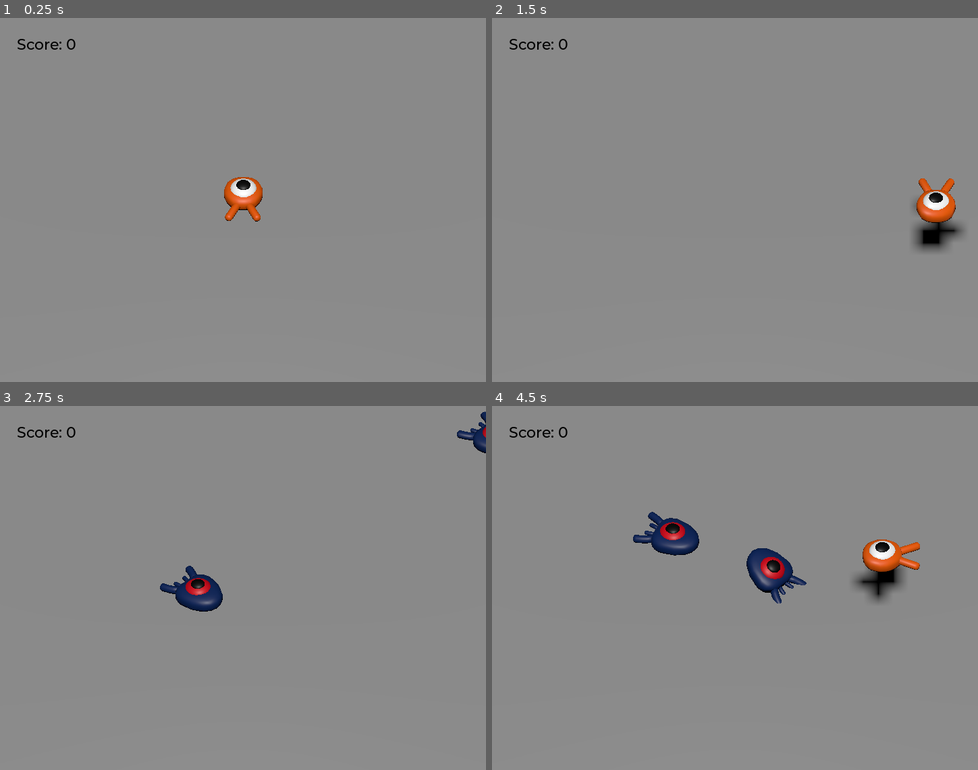
Above: before the commit, frames 1-4 (two rows, left to right).
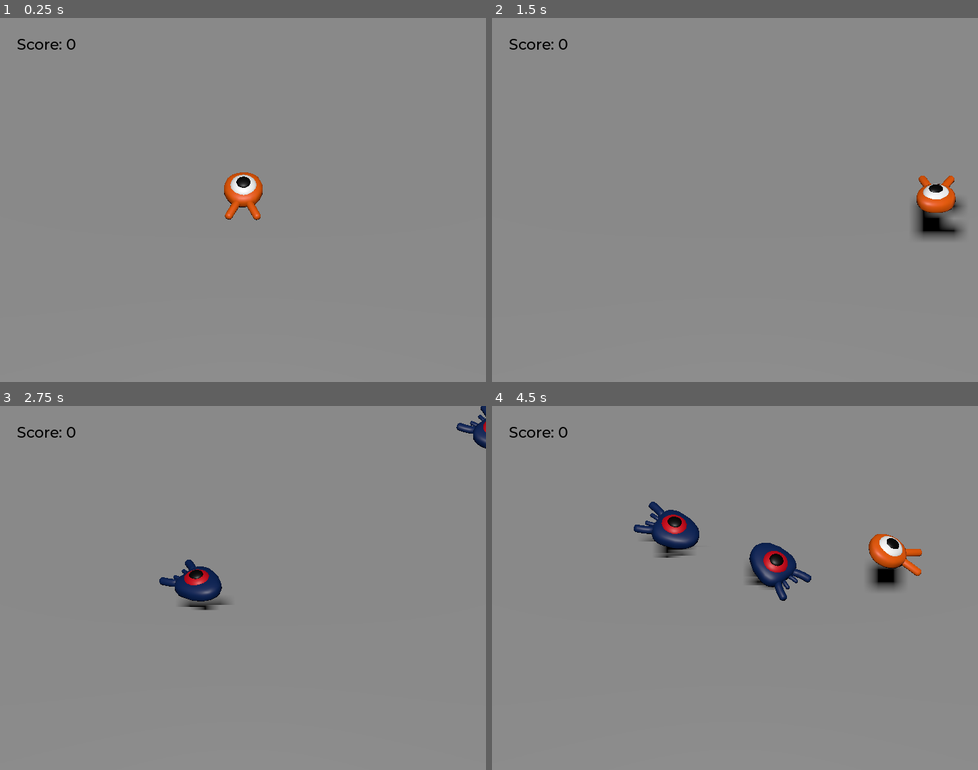
Above: after the commit, the same moments.

Repository: DivyaRasania/squash-the-creeps
Game: Godot game, scene res://scenes/main.tscn
The game is run twice, just before and just after one commit, with the same random seed, the same clock (stepped at 60 frames per second) and the same inputs.
Inputs:
- Up to frame 1 (0.25 s): no input
- Up to frame 2 (1.5 s): tap Enter (ui_accept) at 0.5 s; hold D (move_right) 0.53-1.28 s; tap Space (jump) at 0.6, 0.77, 1.07, 1.35 s; hold S (move_back) from 1.28 s (still down)
- Up to frame 3 (2.75 s): tap Space (jump) at 1.52, 1.82, 2.1 s; release S (move_back) at 2.03 s; hold D (move_right) from 2.03 s (still down)
- Up to frame 4 (4.5 s): release D (move_right) at 2.78 s; hold W (move_forward) 2.78-3.53 s; tap Space (jump) at 2.85, 3.02, 3.32, 3.6, 3.77, 4.07, 4.35 s; hold A (move_left) from 3.53 s (still down)

The runs differ from the first frame. In frame 1, 0.5% of the frame differs, in the area x 46-55%, y 42-56%; in frame 2, 1.2%; in frame 3, 1.3%; in frame 4, 3.2%, in the area x 29-89%, y 26-55%.

Commit message:
base project completed

Diff:
--- a/project.godot
+++ b/project.godot
@@ -23,6 +23,7 @@
 
 window/size/viewport_width=720
 window/size/viewport_height=540
+window/stretch/mode="viewport"
 
 [input]
 
--- a/scenes/mob.tscn
+++ b/scenes/mob.tscn
@@ -1,10 +1,72 @@
-[gd_scene load_steps=4 format=3 uid="uid://cksshf2rp5we5"]
+[gd_scene load_steps=7 format=3 uid="uid://cksshf2rp5we5"]
 
 [ext_resource type="Script" path="res://scripts/mob.gd" id="1_qbaqj"]
 [ext_resource type="PackedScene" uid="uid://dkwnrtf14wctt" path="res://art/mob.glb" id="2_lorp4"]
 
 [sub_resource type="BoxShape3D" id="BoxShape3D_equqw"]
-size = Vector3(1.6158, 0.953003, 2.1496)
+size = Vector3(1.6, 1, 2.2)
+
+[sub_resource type="Animation" id="Animation_u6vhm"]
+resource_name = "float"
+length = 1.2
+loop_mode = 1
+tracks/0/type = "value"
+tracks/0/imported = false
+tracks/0/enabled = true
+tracks/0/path = NodePath("Pivot/Character:position")
+tracks/0/interp = 1
+tracks/0/loop_wrap = true
+tracks/0/keys = {
+"times": PackedFloat32Array(0.3, 0.7, 1.2),
+"transitions": PackedFloat32Array(0.420448, 2.07, 1),
+"update": 0,
+"values": [Vector3(0, 0.8, 0), Vector3(0, 0.95, 0), Vector3(0, 0.65, 0)]
+}
+tracks/1/type = "value"
+tracks/1/imported = false
+tracks/1/enabled = true
+tracks/1/path = NodePath("Pivot/Character:rotation")
+tracks/1/interp = 1
+tracks/1/loop_wrap = true
+tracks/1/keys = {
+"times": PackedFloat32Array(0.1, 0.5, 1.2),
+"transitions": PackedFloat32Array(0.420448, 0.44, 1),
+"update": 0,
+"values": [Vector3(0, 0, 0), Vector3(0.139626, 0, 0), Vector3(-0.15708, 0, 0)]
+}
+
+[sub_resource type="Animation" id="Animation_clnhe"]
+length = 0.001
+tracks/0/type = "value"
+tracks/0/imported = false
+tracks/0/enabled = true
+tracks/0/path = NodePath("Pivot/Character:position")
+tracks/0/interp = 1
+tracks/0/loop_wrap = true
+tracks/0/keys = {
+"times": PackedFloat32Array(0),
+"transitions": PackedFloat32Array(1),
+"update": 0,
+"values": [Vector3(0, 0.5, 0)]
+}
+tracks/1/type = "value"
+tracks/1/imported = false
+tracks/1/enabled = true
+tracks/1/path = NodePath("Pivot/Character:rotation")
+tracks/1/interp = 1
+tracks/1/loop_wrap = true
+tracks/1/keys = {
+"times": PackedFloat32Array(0),
+"transitions": PackedFloat32Array(1),
+"update": 0,
+"values": [Vector3(0, 0, 0)]
+}
+
+[sub_resource type="AnimationLibrary" id="AnimationLibrary_dmmqe"]
+_data = {
+"RESET": SubResource("Animation_clnhe"),
+"float": SubResource("Animation_u6vhm")
+}
 
 [node name="Mob" type="CharacterBody3D" groups=["mob"]]
 collision_layer = 2
@@ -14,7 +76,7 @@
 [node name="Pivot" type="Node3D" parent="."]
 
 [node name="Character" parent="Pivot" instance=ExtResource("2_lorp4")]
-transform = Transform3D(1, 0, 0, 0, 1, 0, 0, 0, 1, 0, 0.308528, 0)
+transform = Transform3D(1, 0, 0, 0, 1, 0, 0, 0, 1, 0, 0.5, 0)
 
 [node name="CollisionShape3D" type="CollisionShape3D" parent="."]
 transform = Transform3D(1, 0, 0, 0, 1, 0, 0, 0, 1, -0.00641632, 0.536061, -0.0671082)
@@ -24,4 +86,10 @@
 transform = Transform3D(1, 0, 0, 0, 1, 0, 0, 0, 1, -0.0130979, 0.73379, 0.305625)
 aabb = AABB(-1.2, -0.7, -1.7, 2.5, 1.5, 3.5)
 
+[node name="AnimationPlayer" type="AnimationPlayer" parent="."]
+libraries = {
+"": SubResource("AnimationLibrary_dmmqe")
+}
+autoplay = "float"
+
 [connection signal="screen_exited" from="VisibleOnScreenNotifier3D" to="." method="_on_visible_on_screen_notifier_3d_screen_exited"]
--- a/scenes/player.tscn
+++ b/scenes/player.tscn
@@ -10,6 +10,68 @@
 height = 0.2
 radius = 1.5
 
+[sub_resource type="Animation" id="Animation_u6vhm"]
+resource_name = "float"
+length = 1.2
+loop_mode = 1
+tracks/0/type = "value"
+tracks/0/imported = false
+tracks/0/enabled = true
+tracks/0/path = NodePath("Pivot/Character:position")
+tracks/0/interp = 1
+tracks/0/loop_wrap = true
+tracks/0/keys = {
+"times": PackedFloat32Array(0.3, 0.7, 1.2),
+"transitions": PackedFloat32Array(0.420448, 2.07, 1),
+"update": 0,
+"values": [Vector3(0, 0.8, 0), Vector3(0, 0.95, 0), Vector3(0, 0.65, 0)]
+}
+tracks/1/type = "value"
+tracks/1/imported = false
+tracks/1/enabled = true
+tracks/1/path = NodePath("Pivot/Character:rotation")
+tracks/1/interp = 1
+tracks/1/loop_wrap = true
+tracks/1/keys = {
+"times": PackedFloat32Array(0.1, 0.5, 1.2),
+"transitions": PackedFloat32Array(0.420448, 0.44, 1),
+"update": 0,
+"values": [Vector3(0, 0, 0), Vector3(0.139626, 0, 0), Vector3(-0.15708, 0, 0)]
+}
+
+[sub_resource type="Animation" id="Animation_clnhe"]
+length = 0.001
+tracks/0/type = "value"
+tracks/0/imported = false
+tracks/0/enabled = true
+tracks/0/path = NodePath("Pivot/Character:position")
+tracks/0/interp = 1
+tracks/0/loop_wrap = true
+tracks/0/keys = {
+"times": PackedFloat32Array(0),
+"transitions": PackedFloat32Array(1),
+"update": 0,
+"values": [Vector3(0, 0.5, 0)]
+}
+tracks/1/type = "value"
+tracks/1/imported = false
+tracks/1/enabled = true
+tracks/1/path = NodePath("Pivot/Character:rotation")
+tracks/1/interp = 1
+tracks/1/loop_wrap = true
+tracks/1/keys = {
+"times": PackedFloat32Array(0),
+"transitions": PackedFloat32Array(1),
+"update": 0,
+"values": [Vector3(0, 0, 0)]
+}
+
+[sub_resource type="AnimationLibrary" id="AnimationLibrary_dmmqe"]
+_data = {
+"RESET": SubResource("Animation_clnhe"),
+"float": SubResource("Animation_u6vhm")
+}
+
 [node name="Player" type="CharacterBody3D"]
 collision_mask = 6
 script = ExtResource("1_o3mii")
@@ -17,10 +79,10 @@
 [node name="Pivot" type="Node3D" parent="."]
 
 [node name="Character" parent="Pivot" instance=ExtResource("1_jx6l0")]
-transform = Transform3D(1, 0, 0, 0, 1, 0, 0, 0, 1, 0, 0.481813, 0)
+transform = Transform3D(1, 0, 0, 0, 1, 0, 0, 0, 1, 0, 0.5, 0)
 
 [node name="CollisionShape3D" type="CollisionShape3D" parent="."]
-transform = Transform3D(1, 0, 0, 0, 1, 0, 0, 0, 1, 0, 0.8, 0)
+transform = Transform3D(1, 0, 0, 0, 1, 0, 0, 0, 1, 0, 0.824876, 0)
 shape = SubResource("SphereShape3D_sryhg")
 
 [node name="MobDetector" type="Area3D" parent="."]
@@ -32,4 +94,10 @@
 transform = Transform3D(1, 0, 0, 0, 1, 0, 0, 0, 1, 0, 1.2, 0)
 shape = SubResource("CylinderShape3D_mo1ds")
 
+[node name="AnimationPlayer" type="AnimationPlayer" parent="."]
+libraries = {
+"": SubResource("AnimationLibrary_dmmqe")
+}
+autoplay = "float"
+
 [connection signal="body_entered" from="MobDetector" to="." method="_on_mob_detector_body_entered"]
--- a/scripts/mob.gd
+++ b/scripts/mob.gd
@@ -28,6 +28,8 @@
 	# in order to move in the direction the mob is looking.
 	velocity = velocity.rotated(Vector3.UP, rotation.y)
 
+	$AnimationPlayer.speed_scale = random_speed / min_speed
+
 func _on_visible_on_screen_notifier_3d_screen_exited():
 	queue_free()
 
--- a/scripts/player.gd
+++ b/scripts/player.gd
@@ -27,6 +27,9 @@
 	if direction != Vector3.ZERO:
 		direction = direction.normalized()
 		$Pivot.basis = Basis.looking_at(direction)
+		$AnimationPlayer.speed_scale = 3
+	else:
+		$AnimationPlayer.speed_scale = 1
 
 	# Ground Velocity
 	target_velocity.x = direction.x * speed
@@ -65,6 +68,8 @@
 
 	move_and_slide()
 
+	$Pivot.rotation.x = PI / 6 * velocity.y / jump_impulse
+
 func die():
 	hit.emit()
 	queue_free()
Not shown: 1 places in scenes/player.tscn that only renumber resources
